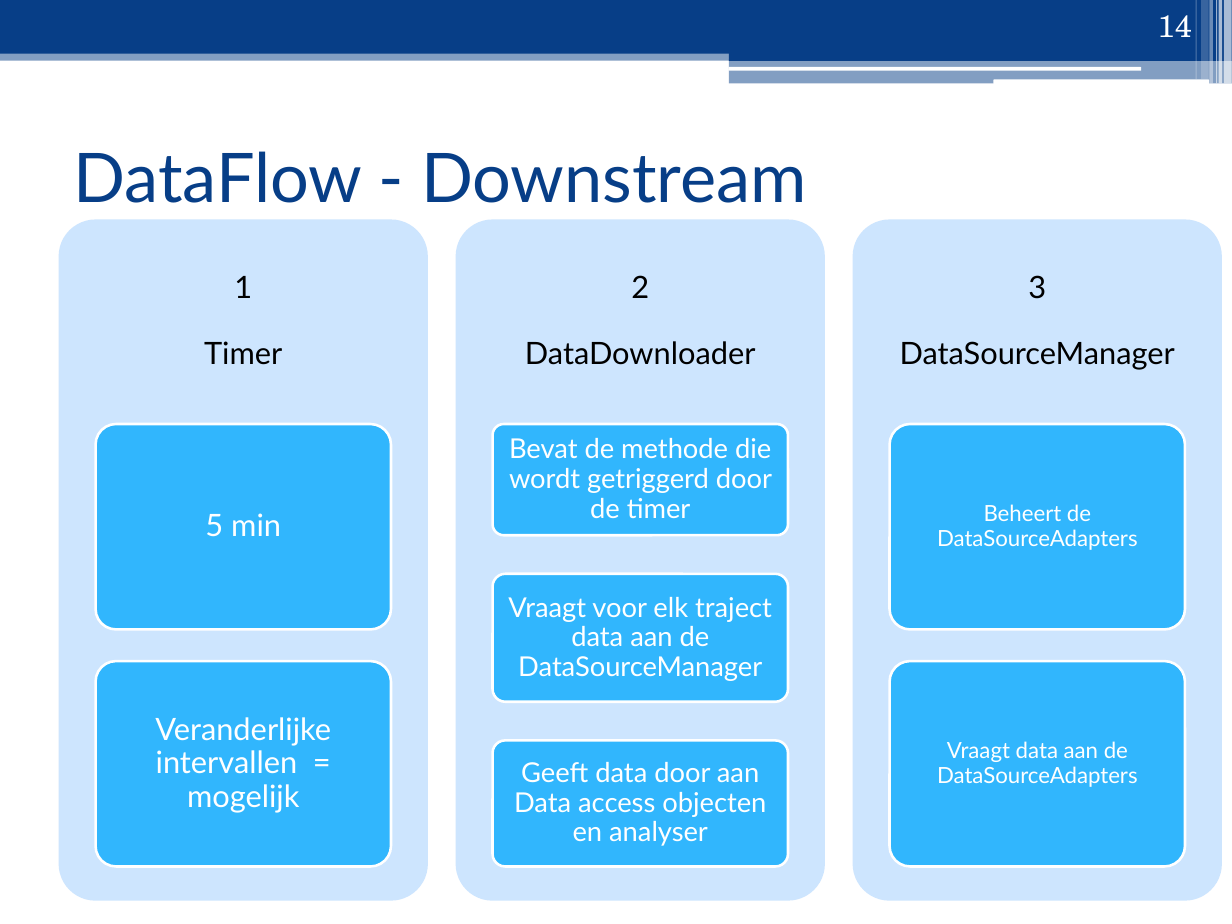
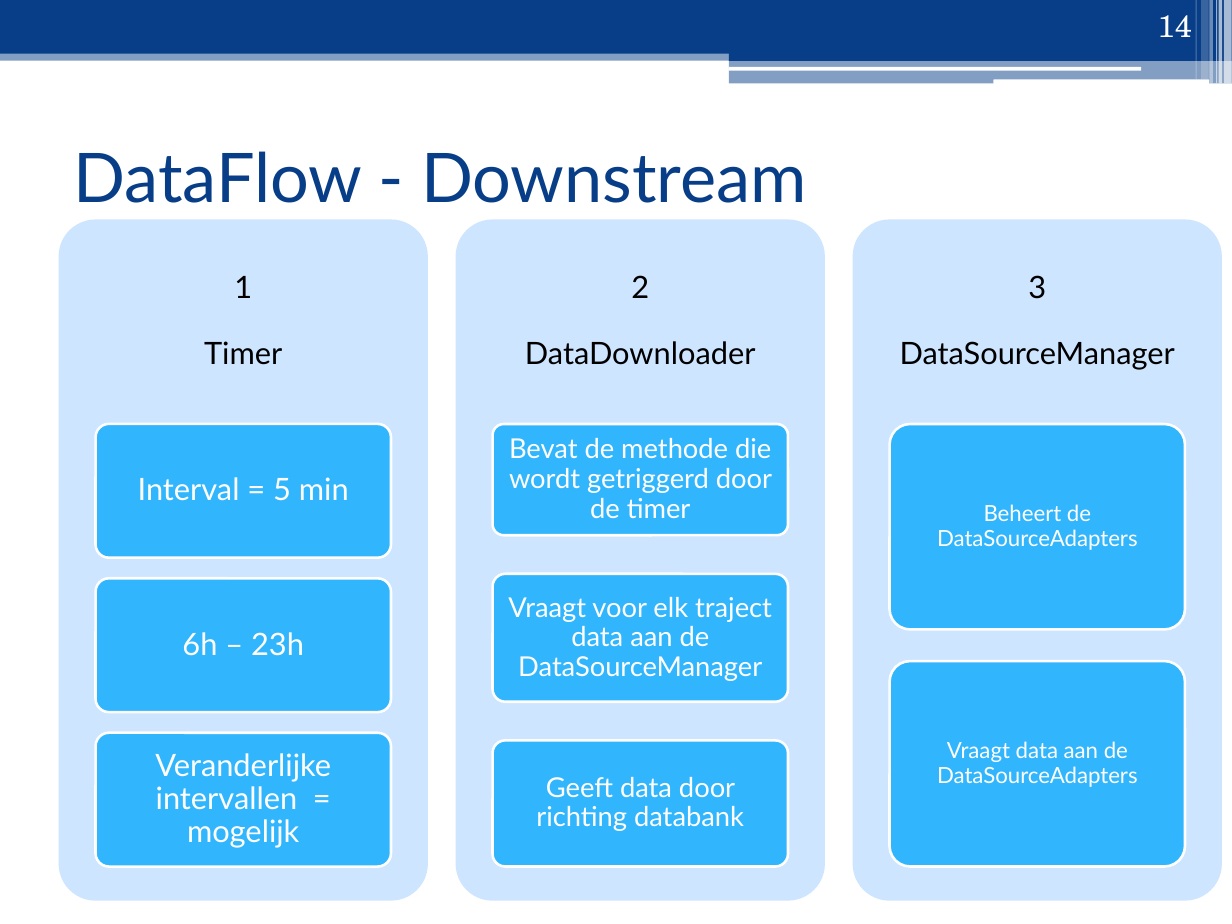
Before and after one commit to ghentlivinglab/Traffic-Travel-Time-Analyzer-2, a slide deck: slide 14 of Analyse/Presentatie/Sprint1.pptx. Drawn at 1232x924 pixels with LibreOffice and Linux fonts; fonts in the diff are those of the drawing. Boxes give left, top, right and bottom in pixels: in the first picture for what was removed or moved away, otherwise in the second. Text is boxed around its words. In the diff, an @@ line names an element or a change of style, - is before the commit and + after.

```diff
--- a/Analyse/Presentatie/Sprint1.pptx
+++ b/Analyse/Presentatie/Sprint1.pptx
@@ rounded rectangle: place and size @@
-rounded rectangle at [96, 424, 392, 630]
+rounded rectangle at [96, 424, 392, 558]
@@ text at [138, 477, 349, 501]: text changed @@
-5 min
+Interval = 5 min
@@ rounded rectangle added at [96, 578, 392, 712], fill #31B6FD, outline #FFFFFF 1.5 pt @@
@@ text added at [182, 632, 304, 656], 18 pt, text #FFFFFF @@
+6h – 23h
@@ rounded rectangle: place and size @@
-rounded rectangle at [96, 662, 392, 867]
+rounded rectangle at [96, 733, 392, 867]
@@ text "Veranderlijke intervallen = mogelijk": place and size @@
-text "Veranderlijke intervallen = mogelijk" at [155, 717, 331, 813]
+text "Veranderlijke intervallen = mogelijk" at [155, 753, 331, 848]
@@ text at [536, 777, 744, 831]: text changed @@
-Geeft data door aan Data access objecten en analyser
+Geeft data door richting databank
```
Also in this commit, not shown: 4 other slides changed.
